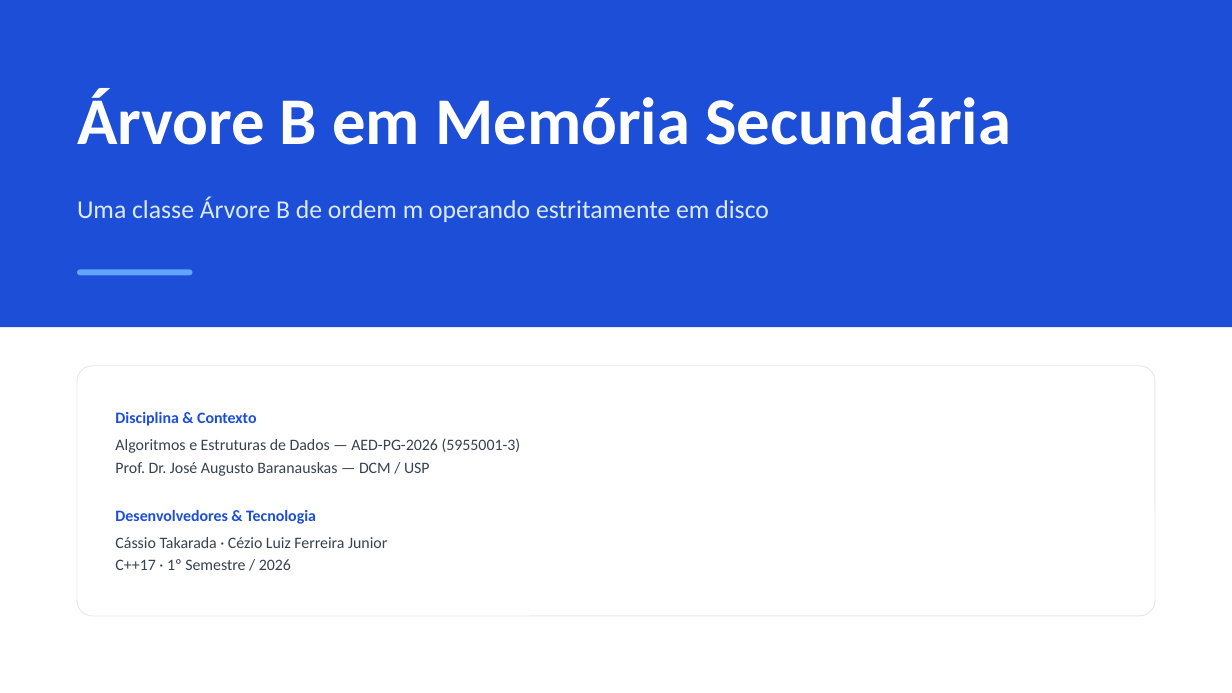
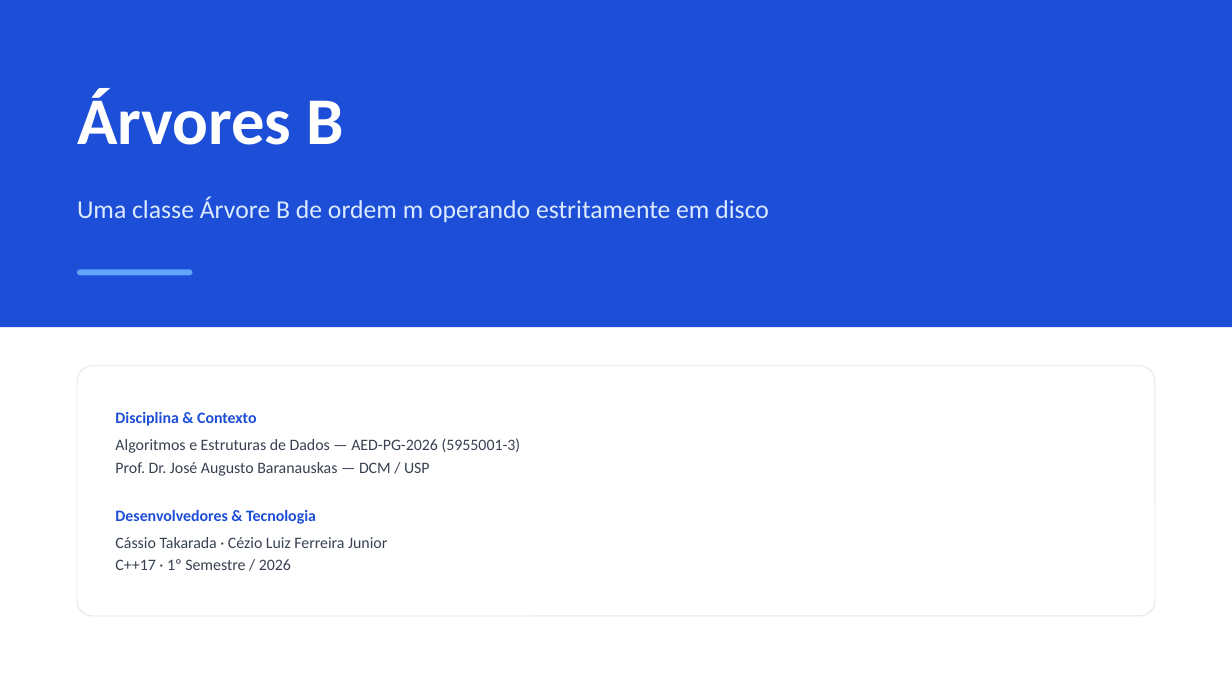
Before and after one commit to cassiotakarada/btree, a slide deck: slide 1 of apresentacao/APRESENTACAO_2_FINAL.pptx. Drawn at 1232x693 pixels with LibreOffice and Linux fonts; fonts in the diff are those of the drawing; background and template pictures are left out. Boxes give left, top, right and bottom in pixels: in the first picture for what was removed or moved away, otherwise in the second. Text is boxed around its words. In the diff, an @@ line names an element or a change of style, - is before the commit and + after.

```diff
--- a/apresentacao/APRESENTACAO_2_FINAL.pptx
+++ b/apresentacao/APRESENTACAO_2_FINAL.pptx
@@ text at (77, 89, 343, 145): text changed @@
-Árvore B em Memória Secundária
+Árvores B
```
Also in this commit, not shown: 4 other slides changed, 1 slide added, 4 slides removed, 3 other files.
